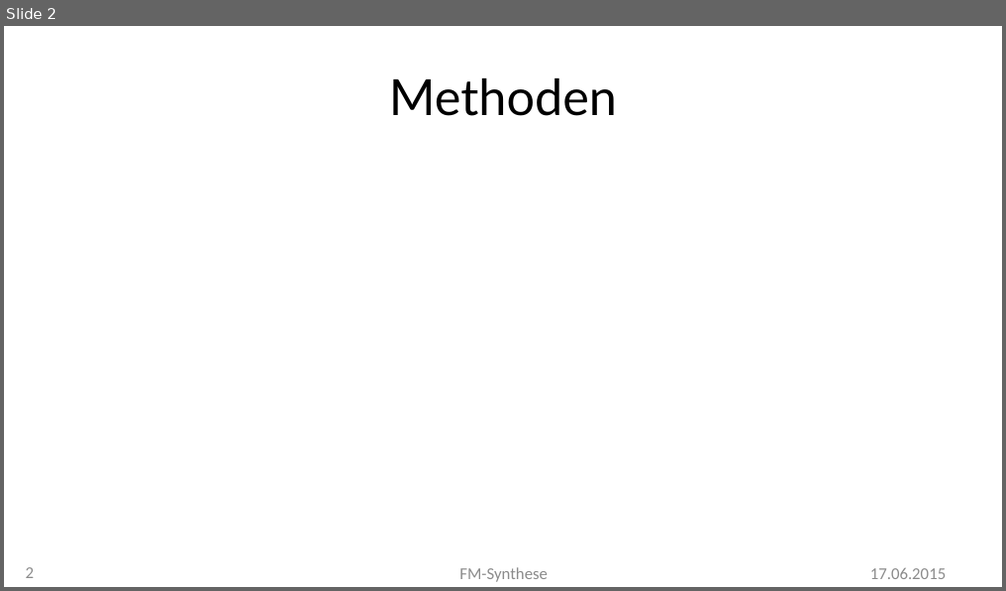
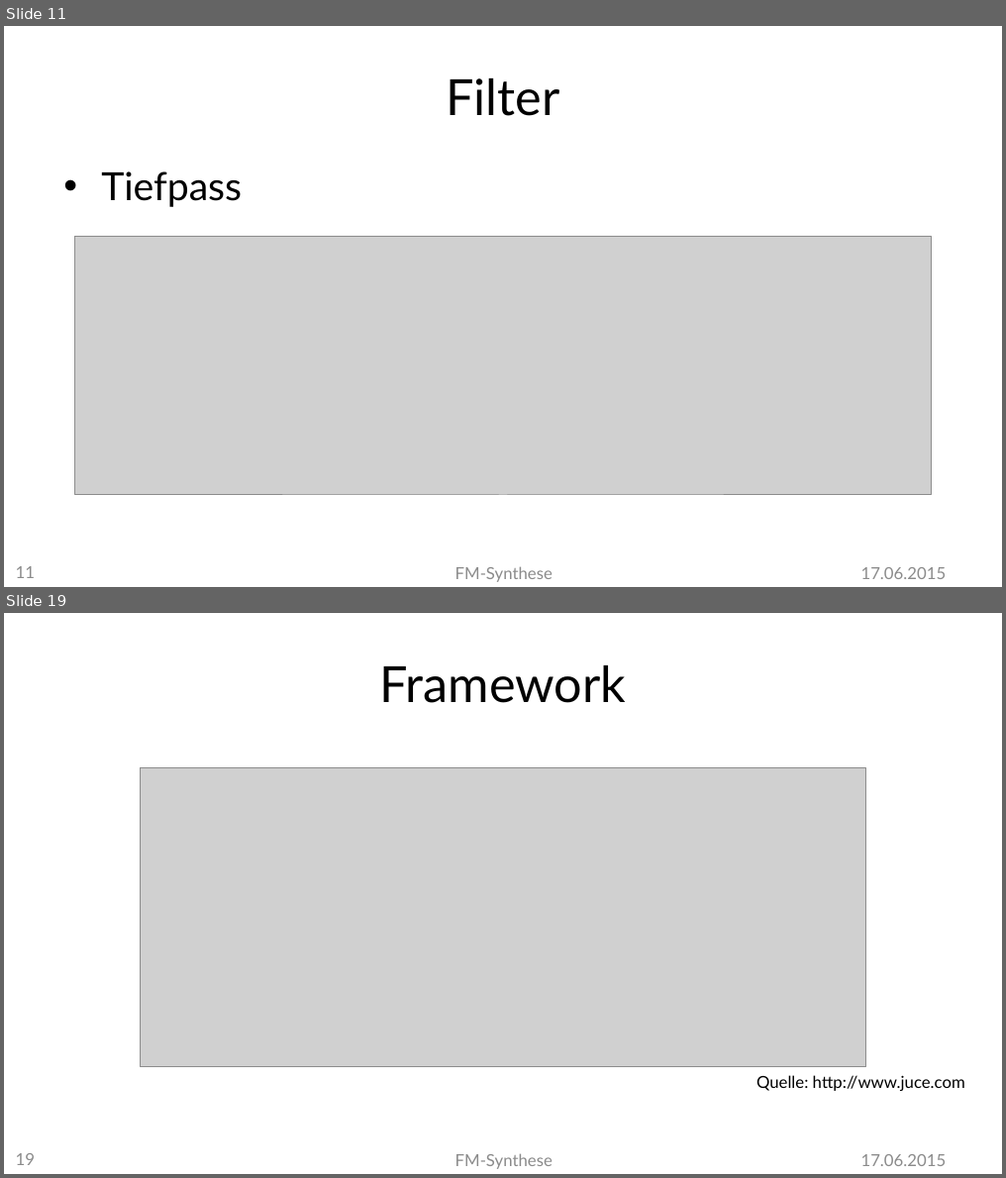
Before and after one commit to MBulli/VSeminar, a slide deck: Praesentation/FMSynthese-Gary.pptx. Shown one above the other, each under a label of ours: slide 2 before the commit, slides 11 and 19 after it; the slides between them are not shown. The pictures are 1006x591 and 1006x1178 pixels, drawn with LibreOffice and Linux fonts; fonts in the diff are those of the drawing; grey boxes stand for pictures; background and template pictures are left out. Boxes give left, top, right and bottom in pixels: in the first picture for what was removed or moved away, otherwise in the second. Text is boxed around its words. In the diff, an @@ line names an element or a change of style, - is before the commit and + after.

```diff
--- a/Praesentation/FMSynthese-Gary.pptx
+++ b/Praesentation/FMSynthese-Gary.pptx
@@ slide 19 added at bbox=[4, 613, 1002, 1174], background #FFFFFF @@
@@ title added at bbox=[380, 665, 627, 703], 36 pt, text #000000 @@
+Framework
@@ picture added at bbox=[140, 767, 865, 1067] @@
@@ text added at bbox=[756, 1075, 965, 1091], 12 pt, text #000000 @@
+Quelle: http://www.juce.com
@@ page number added at bbox=[16, 1154, 35, 1165], 12 pt, text #8C8C8C @@
+19
@@ text added at bbox=[455, 1154, 552, 1169], 12 pt, text #8C8C8C @@
+FM-Synthese
@@ text added at bbox=[861, 1155, 946, 1166], 12 pt, text #8C8C8C @@
+17.06.2015
@@ what was slide 2 is now slide 11 @@
@@ slide 11 changed as well @@
@@ title at bbox=[446, 78, 559, 116]: text changed; text colour #2A2A2A to #000000 @@
-Methoden
+Filter
@@ text added at bbox=[101, 172, 242, 207], 28 pt, text #000000 @@
+• Tiefpass
@@ picture added at bbox=[75, 236, 931, 495] @@
@@ text "FM-Synthese" at bbox=[455, 567, 552, 582]: font Calibri to Lato, text colour #8E8E8E to #8C8C8C @@
@@ text "17.06.2015" at bbox=[861, 568, 946, 579]: font Calibri to Lato, text colour #8E8E8E to #8C8C8C @@
@@ page number at bbox=[16, 567, 35, 578]: text changed; font Calibri to Lato; text colour #8E8E8E to #8C8C8C @@
-2
+11
```
Also in this commit, not shown: 5 other slides changed, 14 other slides added, 9 other files.
